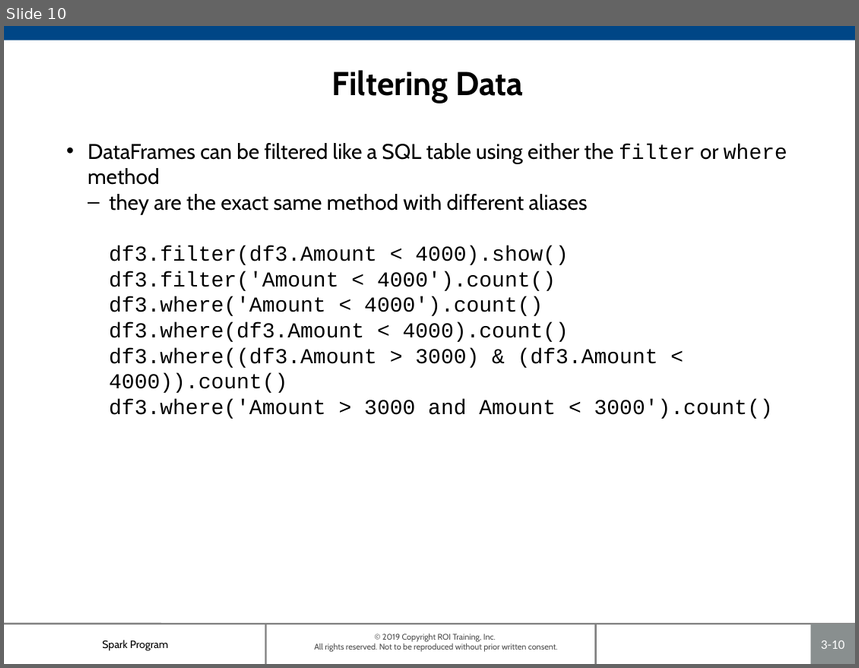
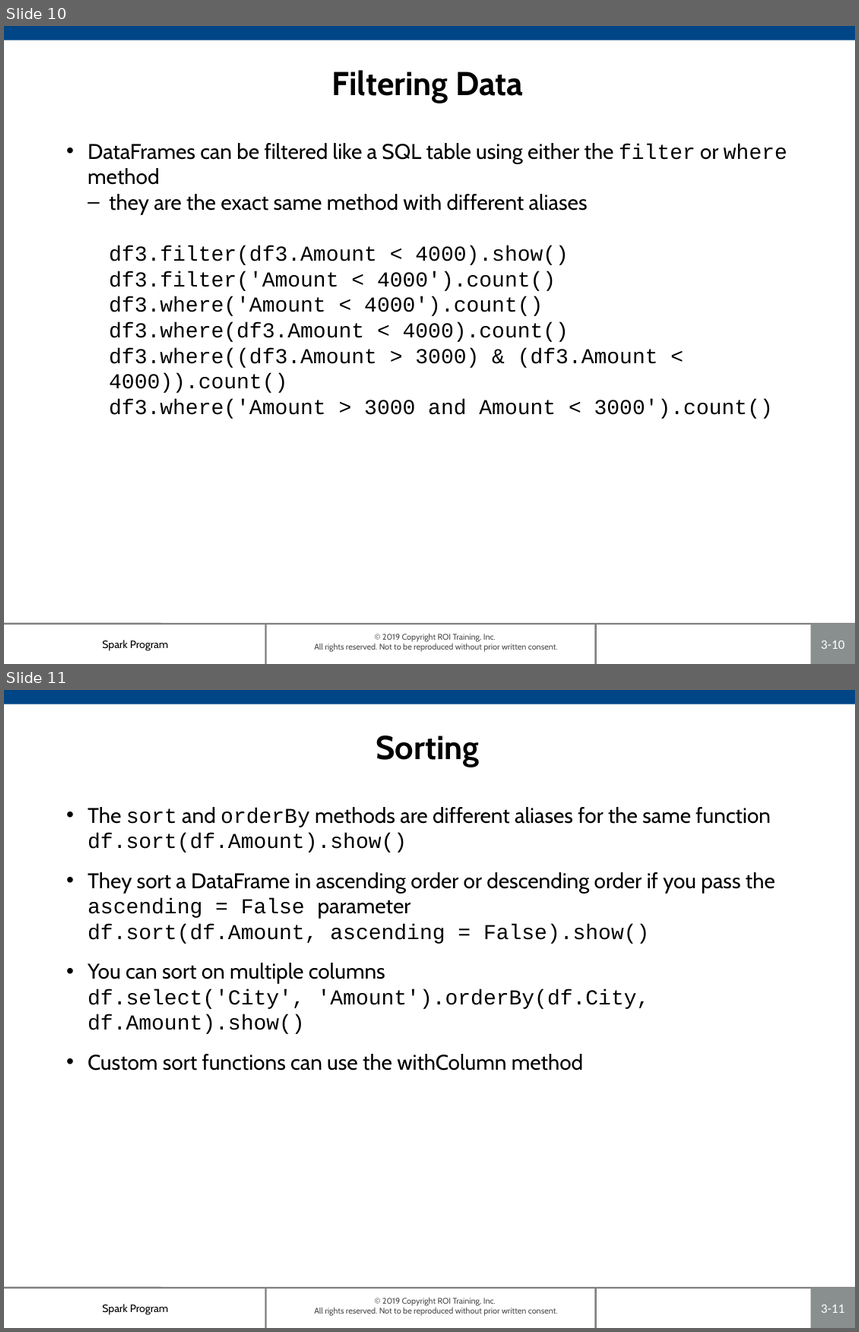
Before and after one commit to roitraining/SparkProgram, a slide deck: Day2/Ch03_DataFrames.pptx. Shown one above the other, each under a label of ours: slide 10 before the commit, slides 10 and 11 after it. The pictures are 859x668 and 859x1332 pixels, drawn with LibreOffice and Linux fonts; fonts in the diff are those of the drawing; background and template pictures are left out. Boxes give left, top, right and bottom in pixels: in the first picture for what was removed or moved away, otherwise in the second. Text is boxed around its words. In the diff, an @@ line names an element or a change of style, - is before the commit and + after.

```diff
--- a/Day2/Ch03_DataFrames.pptx
+++ b/Day2/Ch03_DataFrames.pptx
@@ slide 11 added at (4,690,855,1328), background #FFFFFF; not listed: 7 template elements that a slide beside it also shows @@
@@ title added at (376,736,480,767), 28 pt, text #000000, bold @@
+Sorting
@@ text added at (88,807,775,1071), 18 pt, text #000000 @@
+• The sort and orderBy methods are different aliases for the same function
+  df.sort(df.Amount).show()
+• They sort a DataFrame in ascending order or descending order if you pass the ascending = False parameter
+  df.sort(df.Amount, ascending = False).show()
+• You can sort on multiple columns
+  df.select('City', 'Amount').orderBy(df.City, df.Amount).show()
+• Custom sort functions can use the withColumn method
```
Also in this commit, not shown: 2 slides changed, 6 other slides added, 1 slide removed.
